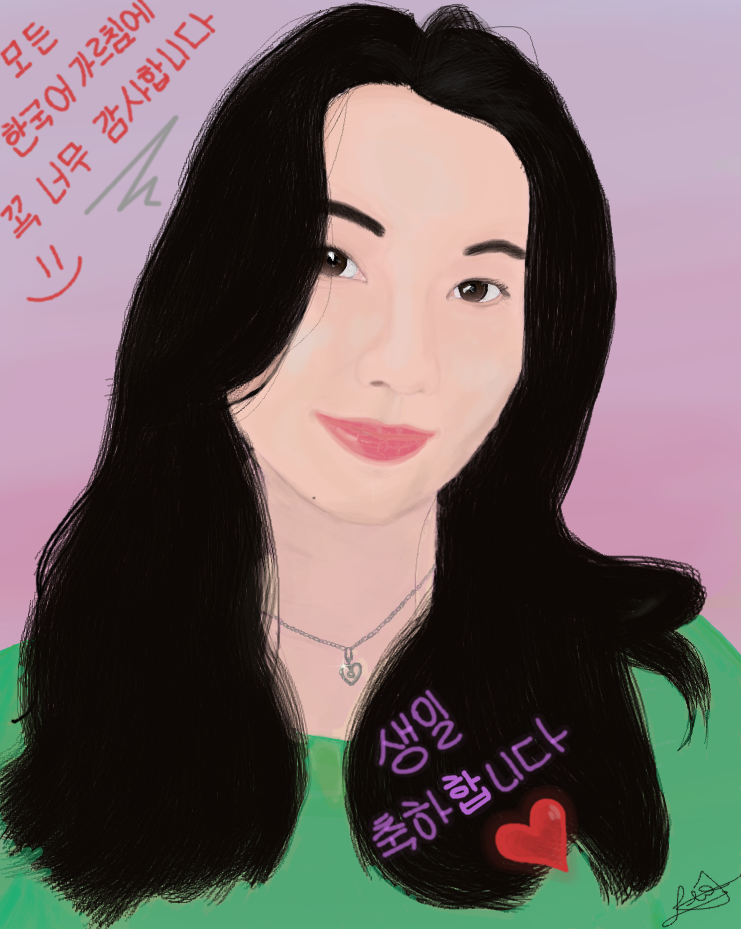
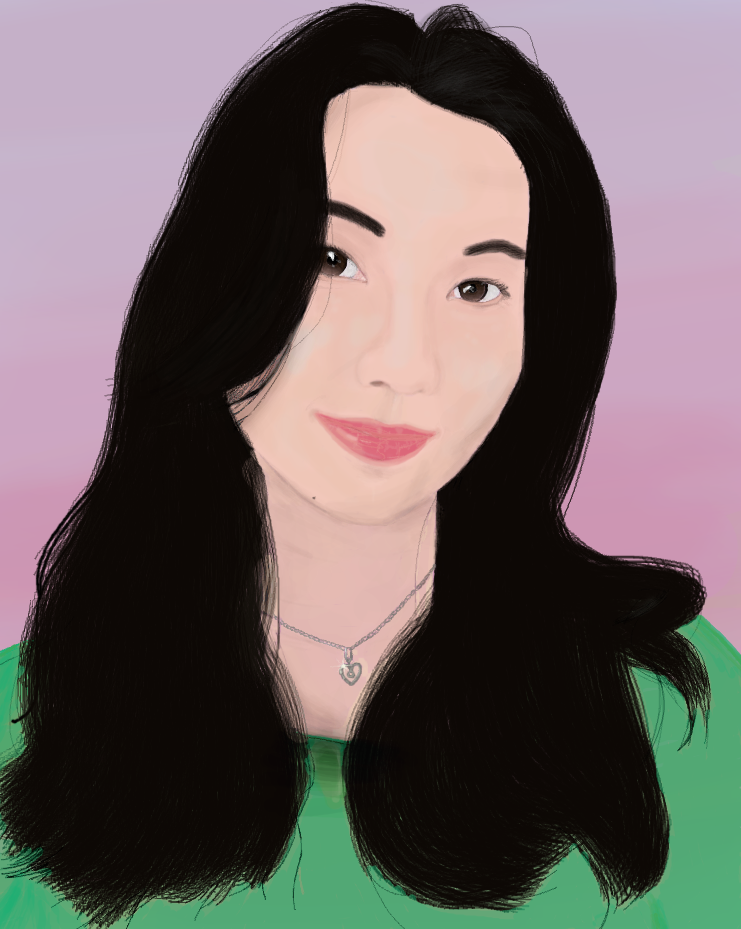
Before/after of a 741 × 929 layered artwork. What changed in the layer stack:
hid "congrats" over left=0, top=0, right=741, bottom=929
painted on "line" over left=0, top=66, right=704, bottom=929
painted on "shirt" over left=67, top=625, right=543, bottom=756
added layer "hair_background" above "background" over left=80, top=16, right=613, bottom=801
